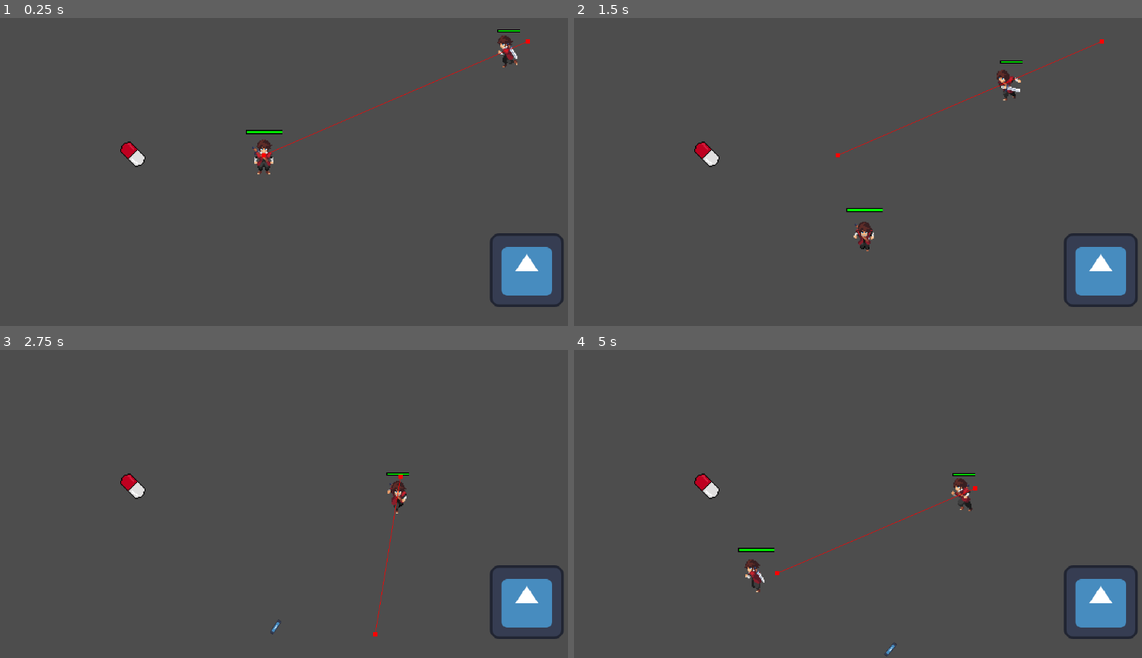
Above: before the commit, frames 1-4 (two rows, left to right).
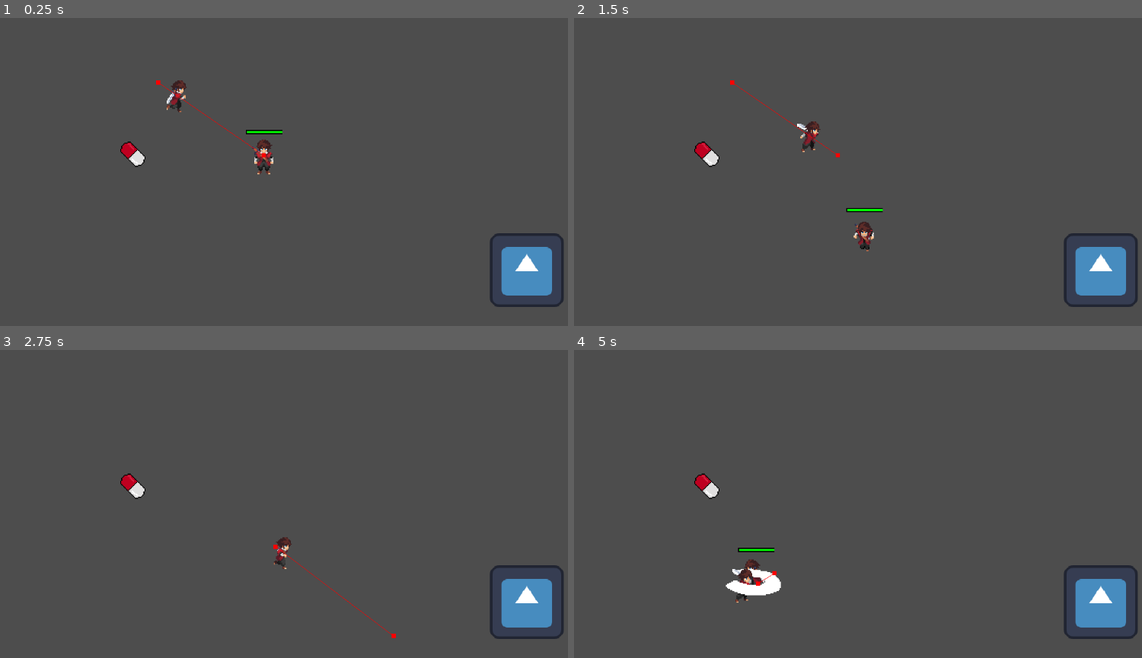
Above: after the commit, the same moments.

Repository: inthecrowsnest/AUG2025_BrackeyJam_REAL
Game: Godot game, scene res://Scenes/Main.tscn
Two runs of this game, one before a commit and one after it. Both use one fixed random seed, a clock stepped at 60 frames per second and the inputs below. The engine's default icon, where the game draws it, is replaced by a stand-in: a white triangle on a blue panel in a dark square.
Inputs (mouse positions are in pixels of both pictures, inside the frame that each line leads up to):
- Up to frame 1 (0.25 s): no input
- Up to frame 2 (1.5 s): move the mouse to (971, 138) at 0.52 s; press the mouse at (971, 138) at 0.53 s; hold Right (right) 0.53-1.28 s; move the mouse to (716, 172) at 1.27 s; release the mouse at (716, 172) at 1.28 s; hold Down (down) from 1.28 s (still down); tap Space (dash) at 1.35 s
- Up to frame 3 (2.75 s): move the mouse to (323, 411) at 2.02 s; release Down (down) at 2.03 s; hold Right (right) from 2.03 s (still down); tap 3 (double) at 2.1 s
- Up to frame 4 (5 s): move the mouse to (806, 556) at 2.77 s; release Right (right) at 2.78 s; hold Up (up) 2.78-3.53 s; tap 1 (half) at 2.85 s; move the mouse to (1022, 537) at 3.52 s; hold A (left) from 3.53 s (still down); tap E (interact) at 3.6 s; move the mouse to (653, 436) at 4.27 s; tap 2 (normal) at 4.35 s

The runs differ from the first frame. In frame 1, 0.7% of the frame differs, in the area x 27-94%, y 3-45%; in frame 2, 0.7%; in frame 3, 0.6%; in frame 4, 1.0%, in the area x 26-72%, y 40-100%.

Commit message:
broken damage to melee enemy

Diff:
--- a/Scenes/CharacterComponents/Player.tscn
+++ b/Scenes/CharacterComponents/Player.tscn
@@ -898,7 +898,7 @@
 
 [node name="HurtBox" type="Area2D" parent="StateMachine/Hurt"]
 collision_layer = 2
-collision_mask = 4
+collision_mask = 20
 script = ExtResource("3_tb0jd")
 metadata/_custom_type_script = "uid://diju4ii5s32e"
 
@@ -921,12 +921,5 @@
 disabled = true
 debug_color = Color(0.809228, 0.412772, 0, 0.42)
 
-[node name="healthBar2" parent="." instance=ExtResource("2_tb0jd")]
-visible = false
-offset_left = -11.0
-offset_top = -19.0
-offset_right = 10.0
-offset_bottom = -16.0
-
 [connection signal="timeout" from="Timer" to="StateMachine/Dash" method="_on_timer_timeout"]
 [connection signal="timeout" from="DelayTimer" to="." method="_on_delay_timer_timeout"]
--- a/Scenes/Main.tscn
+++ b/Scenes/Main.tscn
@@ -4,8 +4,8 @@
 [ext_resource type="Script" uid="uid://bu5t2w41wwsl4" path="res://Scripts/hurtBox.gd" id="2_kln2b"]
 [ext_resource type="Texture2D" uid="uid://cxmfcom4px13c" path="res://icon.svg" id="3_kln2b"]
 [ext_resource type="PackedScene" uid="uid://0qmcafn57svd" path="res://Scenes/items.tscn" id="4_rgh2o"]
-[ext_resource type="PackedScene" uid="uid://ble2uj0sygngr" path="res://Scenes/ImprovedRangedEnemy.tscn" id="5_pbw6q"]
 [ext_resource type="Resource" uid="uid://blxvh8nxf8kq8" path="res://Resources/Items/AddHealth.tres" id="5_v1gob"]
+[ext_resource type="PackedScene" uid="uid://buubd3myw1mhw" path="res://Scenes/MeleeEnemy.tscn" id="7_jw32o"]
 
 [sub_resource type="RectangleShape2D" id="RectangleShape2D_idj7w"]
 
@@ -46,6 +46,6 @@
 [node name="Camera2D" type="Camera2D" parent="."]
 zoom = Vector2(2, 2)
 
-[node name="RangedEnemy" parent="." node_paths=PackedStringArray("goal") instance=ExtResource("5_pbw6q")]
-position = Vector2(250, -108)
+[node name="MeleeEnemy" parent="." node_paths=PackedStringArray("goal") instance=ExtResource("7_jw32o")]
+position = Vector2(-100, -69)
 goal = NodePath("../CharacterBody2D")
--- a/Scenes/MeleeEnemy.tscn
+++ b/Scenes/MeleeEnemy.tscn
@@ -12,7 +12,7 @@
 [ext_resource type="Script" uid="uid://dhp7m8cfed0ku" path="res://Scripts/hitBox.gd" id="10_g01hn"]
 
 [sub_resource type="CircleShape2D" id="CircleShape2D_sepub"]
-radius = 37.0135
+radius = 22.3607
 
 [sub_resource type="RectangleShape2D" id="RectangleShape2D_jx437"]
 size = Vector2(54, 36)
@@ -909,6 +909,8 @@
 animation_name = "attack"
 
 [node name="HitBox" type="Area2D" parent="StateMachine/Attacking"]
+collision_layer = 16
+collision_mask = 0
 script = ExtResource("10_g01hn")
 metadata/_custom_type_script = "uid://dhp7m8cfed0ku"
 
@@ -919,6 +921,7 @@
 debug_color = Color(0.809228, 0.412772, 0, 0.42)
 
 [node name="healthBar2" parent="." instance=ExtResource("2_wxc58")]
+visible = false
 offset_left = -11.0
 offset_top = -19.0
 offset_right = 10.0
@@ -927,3 +930,4 @@
 [connection signal="body_entered" from="Area2D" to="StateMachine/Chasing" method="_on_area_2d_body_entered"]
 [connection signal="body_exited" from="Area2D" to="StateMachine/Chasing" method="_on_area_2d_body_exited"]
 [connection signal="timeout" from="Timer" to="StateMachine/Chasing" method="_on_timer_timeout"]
+[connection signal="body_entered" from="StateMachine/Attacking/HitBox" to="." method="_on_hit_box_body_entered"]
--- a/Scripts/Controllers/MeleeEnemy.gd
+++ b/Scripts/Controllers/MeleeEnemy.gd
@@ -31,3 +31,7 @@
 
 func die():
 	$".".queue_free()
+
+
+func _on_hit_box_body_entered(body: Player) -> void:
+	body.take_damage(10)
--- a/Scripts/Controllers/playerController.gd
+++ b/Scripts/Controllers/playerController.gd
@@ -47,8 +47,6 @@
 	healthBar.set_value(health)
 	healthBar.max_value = healthBar.max_value
 
-
-
 func die():
 	get_tree().reload_current_scene()
 
Not shown: 1 places in Scenes/CharacterComponents/Player.tscn that only renumber resources
